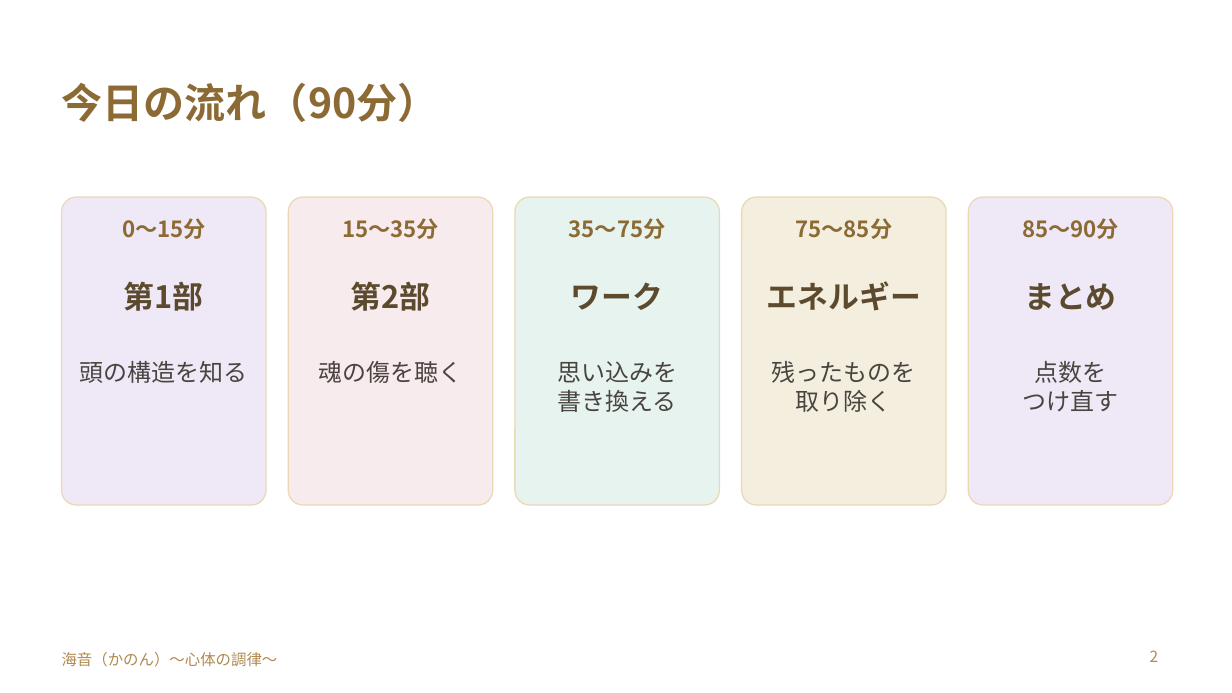
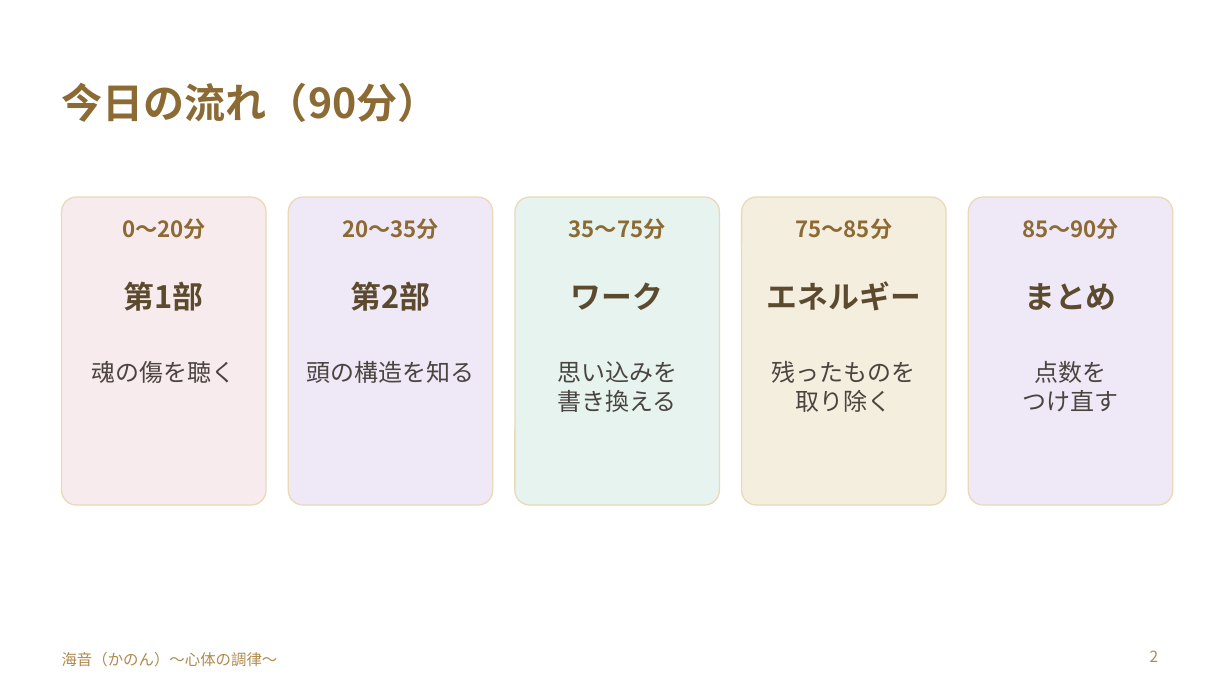
Before and after one commit to y-takahashi-cmd/MyBrain, a slide deck: slide 2 of 20_Projects/海音_心体の調律/単発/仁部あきえさん/20261028_仁部あきえさん_お金のブロック単発セッション.pptx. Drawn at 1232x693 pixels with LibreOffice and Linux fonts; fonts in the diff are those of the drawing. Boxes give left, top, right and bottom in pixels: in the first picture for what was removed or moved away, otherwise in the second. Text is boxed around its words. In the diff, an @@ line names an element or a change of style, - is before the commit and + after.

```diff
--- a/20_Projects/海音_心体の調律/単発/仁部あきえさん/20261028_仁部あきえさん_お金のブロック単発セッション.pptx
+++ b/20_Projects/海音_心体の調律/単発/仁部あきえさん/20261028_仁部あきえさん_お金のブロック単発セッション.pptx
@@ rounded rectangle at <box>62,197,266,505</box>: fill #EFE8F6 to #F8EBEE @@
@@ rounded rectangle at <box>288,197,493,505</box>: fill #F8EBEE to #EFE8F6 @@
@@ text at <box>122,218,206,239</box>: text changed @@
-0〜15分
+0〜20分
@@ text at <box>342,218,439,239</box>: text changed @@
-15〜35分
+20〜35分
@@ text at <box>92,361,236,383</box>: text changed @@
-頭の構造を知る
+魂の傷を聴く
@@ text at <box>306,361,474,383</box>: text changed @@
-魂の傷を聴く
+頭の構造を知る
```
Also in this commit, not shown: 11 other slides changed, 2 slides added, 1 other file.
